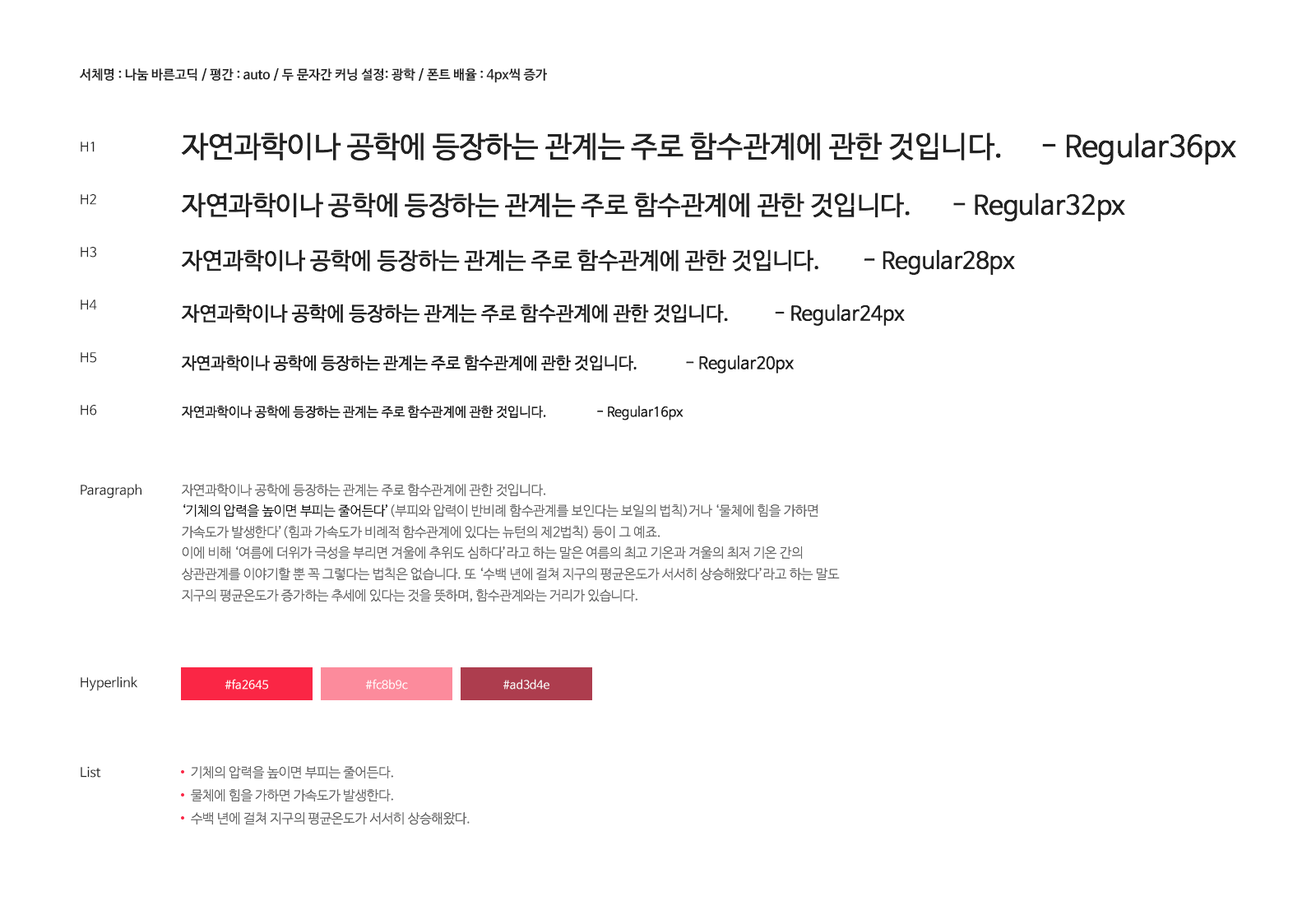
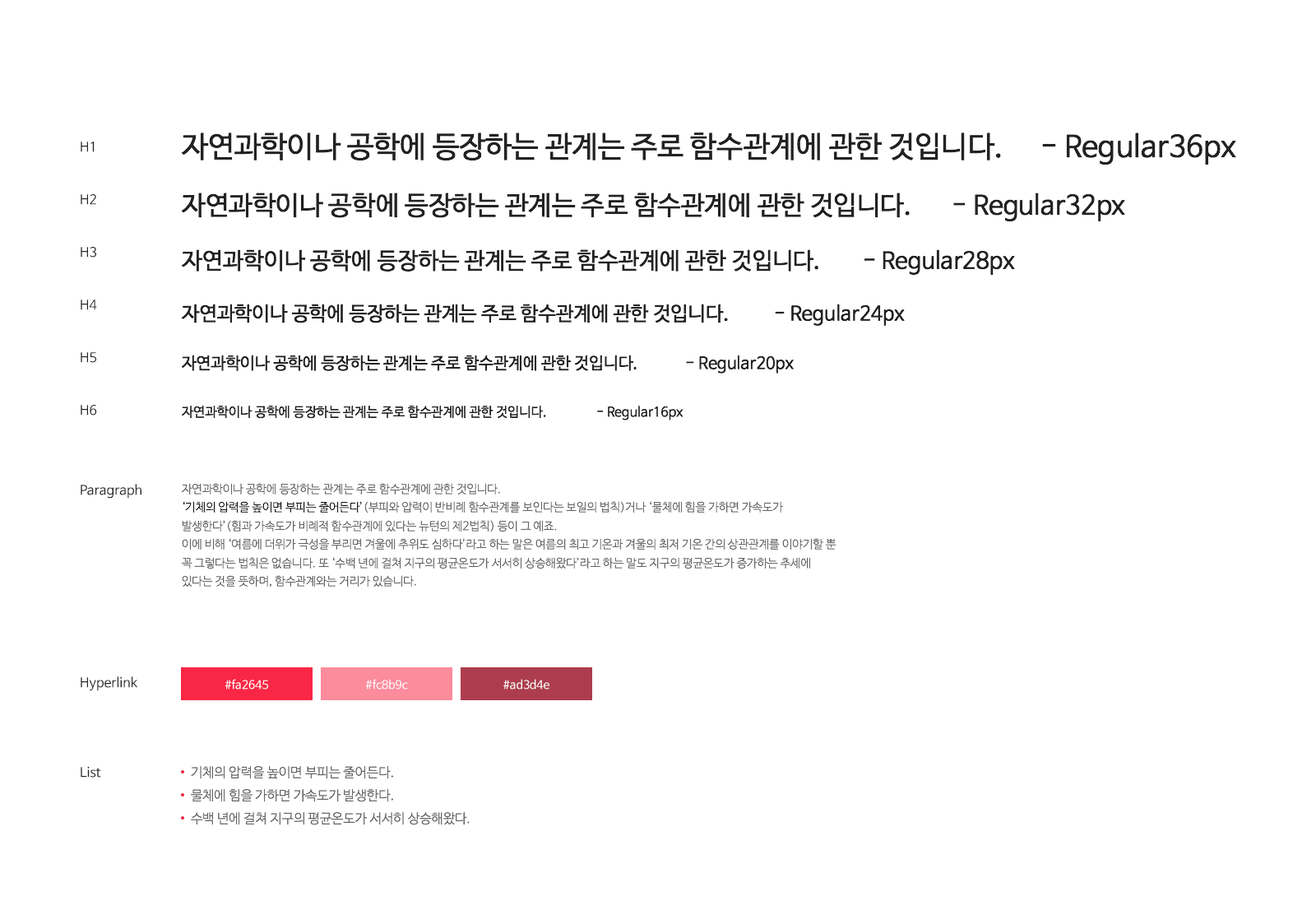
Layer changes from the first 1316 × 915 image to the second:
hid "서체명 : 나눔 바른고딕 / 평간 : auto / 두 문자간 커닝 설정: 광학 / 폰트 배율 : 4px씩 증가" over 78, 68, 547, 84
painted on "자연과학이나 공학에 등장하는 관계는 주로 함수관계에 관한 것입니다. ‘기체의 압력을 높이면 부피는 줄어든다’(부피" over 181, 482, 840, 603
